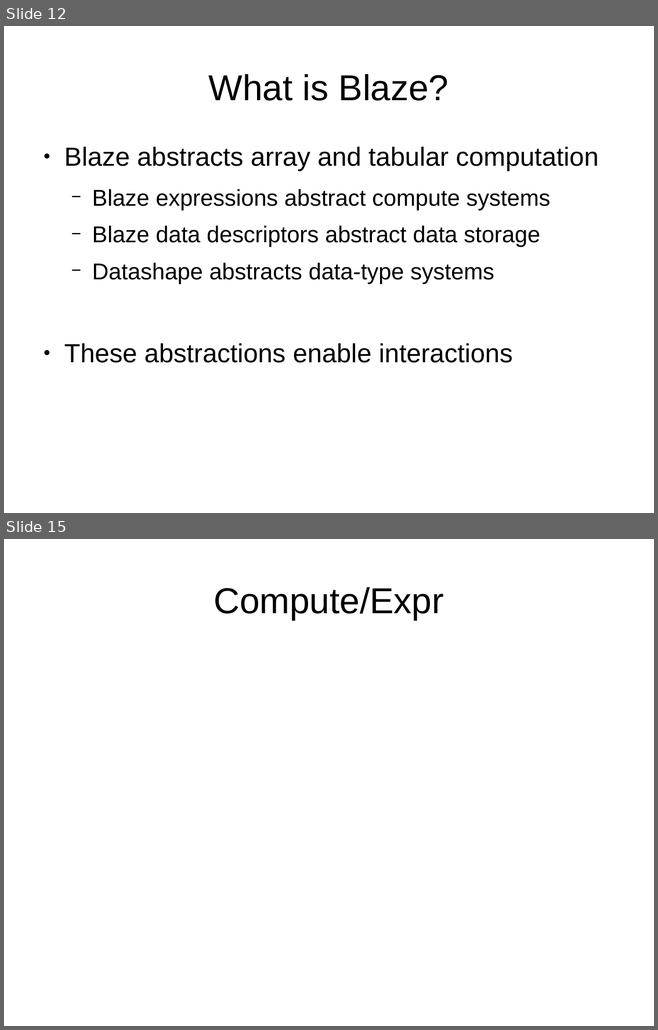
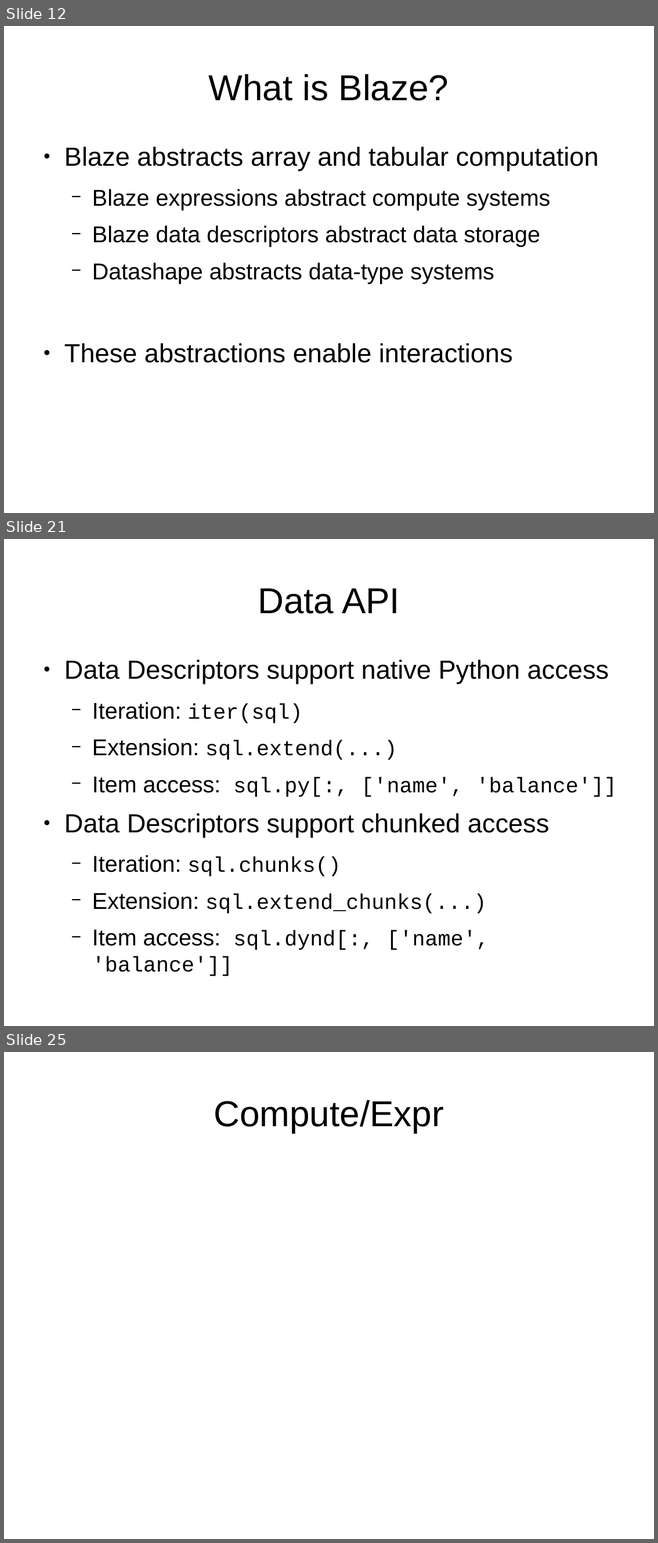
Before and after one commit to mrocklin/blaze-scipy-2014, a slide deck: SciPy2014Blaze.odp. Shown one above the other, each under a label of ours: slides 12 and 15 before the commit, slides 12, 21 and 25 after it; the slides between them are not shown. The pictures are 658x1030 and 658x1543 pixels, drawn with LibreOffice and Linux fonts; fonts in the diff are those of the drawing; background and template pictures are left out. Boxes give left, top, right and bottom in pixels: in the first picture for what was removed or moved away, otherwise in the second. Text is boxed around its words. In the diff, an @@ line names an element or a change of style, - is before the commit and + after.

```diff
--- a/SciPy2014Blaze.odp
+++ b/SciPy2014Blaze.odp
@@ slide 21 added at (4, 539, 654, 1026), background picture (left out) @@
@@ title added at (257, 588, 400, 614), 44 pt, text #000000 @@
+Data API
@@ text added at (64, 660, 616, 950), 26 pt, text #000000 @@
+● Data Descriptors support native Python access
+  − Iteration: iter(sql)
+  − Extension: sql.extend(...)
+  − Item access: sql.py[:, ['name', 'balance']]
+● Data Descriptors support chunked access
+  − Iteration: sql.chunks()
+  − Extension: sql.extend_chunks(...)
+  − Item access: sql.dynd[:, ['name', 'balance']]
@@ what was slide 15 is now slide 25 @@
```
Also in this commit, not shown: 1 slide changed, 9 other slides added.
